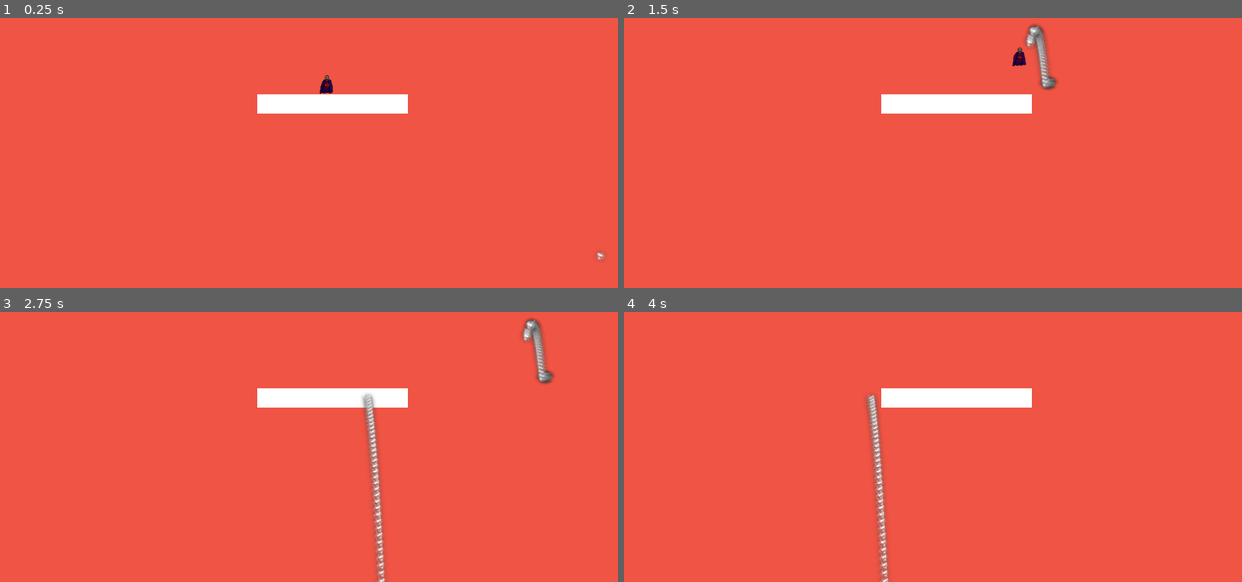
Above: before the commit, frames 1-4 (two rows, left to right).
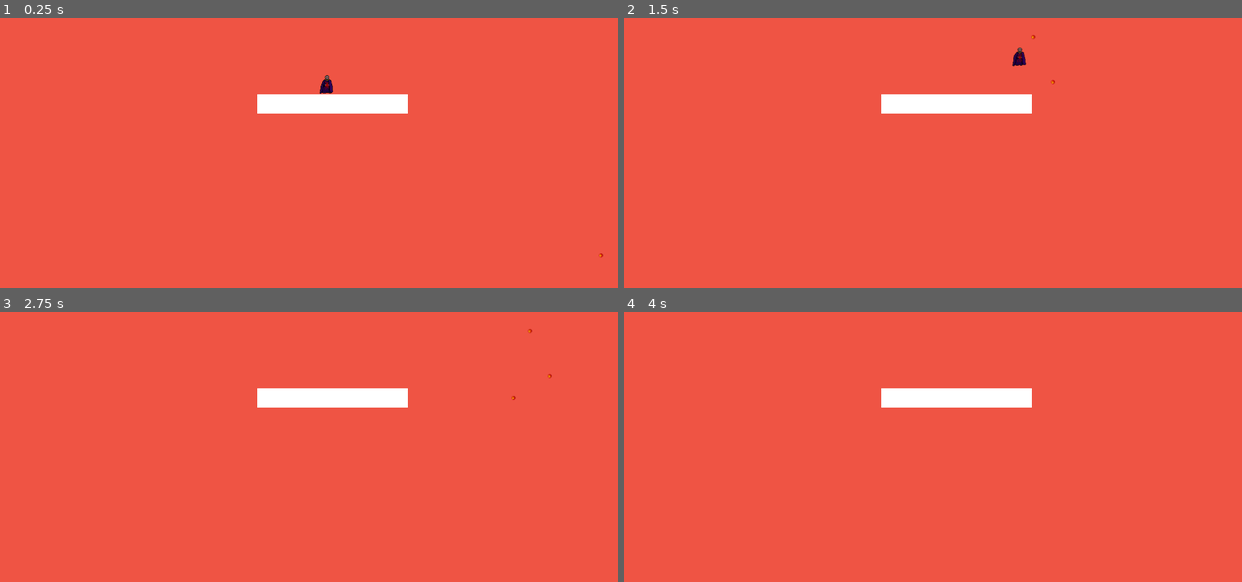
Above: after the commit, the same moments.

Repository: jsievert73/Final-Project-MSCH-220
Game: Godot game, scene res://Scenes/Level1.tscn
Two runs of this game, one before a commit and one after it. Both use one fixed random seed, a clock stepped at 60 frames per second and the inputs below. This scene is started directly instead of the project's main scene.
Inputs:
- Up to frame 1 (0.25 s): no input
- Up to frame 2 (1.5 s): hold J (shoot) 0.53-1.28 s; hold D (move_right) from 0.53 s (still down); tap Space (jump) at 0.77 s; tap J (shoot) at 1.35 s
- Up to frame 3 (2.75 s): tap Space (jump) at 1.52 s; release D (move_right) at 2.03 s; hold A (move_left) from 2.03 s (still down); hold J (shoot) from 2.03 s (still down)
- Up to frame 4 (4 s): release A (move_left) at 2.78 s; release J (shoot) at 2.78 s; hold D (move_right) from 2.78 s (still down); tap J (shoot) at 2.85 s; tap Space (jump) at 3.02, 3.77 s; hold J (shoot) from 3.53 s (still down)

The runs differ from the first frame. In frame 1, less than 0.1% of the frame differs, in the area x 96-99%, y 86-91%; in frame 2, 0.6%; in frame 3, 1.7%, in the area x 58-90%, y 2-100%; in frame 4, 1.1%.

Commit message:
Updates fireball

Diff:
--- a/Godot/Scenes/FireBall.tscn
+++ b/Godot/Scenes/FireBall.tscn
@@ -1,7 +1,16 @@
-[gd_scene load_steps=4 format=2]
+[gd_scene load_steps=6 format=2]
 
 [ext_resource path="res://Scripts/FireBall.gd" type="Script" id=1]
-[ext_resource path="res://Assets/fire_01.png" type="Texture" id=2]
+[ext_resource path="res://Assets/fireball1.png" type="Texture" id=2]
+[ext_resource path="res://Assets/fireball2.png" type="Texture" id=3]
+
+[sub_resource type="SpriteFrames" id=2]
+animations = [ {
+"frames": [ ExtResource( 2 ), ExtResource( 3 ) ],
+"loop": true,
+"name": "Shoot",
+"speed": 5.0
+} ]
 
 [sub_resource type="CircleShape2D" id=1]
 
@@ -9,13 +18,16 @@
 position = Vector2( 660.728, 336.351 )
 script = ExtResource( 1 )
 
-[node name="Sprite" type="Sprite" parent="."]
-position = Vector2( 0.770112, -0.273466 )
-scale = Vector2( 0.0847618, 0.0759145 )
-texture = ExtResource( 2 )
+[node name="AnimatedSprite" type="AnimatedSprite" parent="."]
+frames = SubResource( 2 )
+animation = "Shoot"
+playing = true
 
 [node name="CollisionShape2D" type="CollisionShape2D" parent="."]
 shape = SubResource( 1 )
 
 [node name="VisibilityNotifier2D" type="VisibilityNotifier2D" parent="."]
+
+[node name="Timer" type="Timer" parent="."]
+wait_time = 1.5
 [connection signal="screen_exited" from="VisibilityNotifier2D" to="." method="_on_VisibilityNotifier2D_screen_exited"]
--- a/Godot/Scenes/Title Screen.tscn
+++ b/Godot/Scenes/Title Screen.tscn
@@ -123,6 +123,7 @@
 position = Vector2( 205.5, 149 )
 scale = Vector2( 3.82812, 3.3125 )
 frames = SubResource( 4 )
+frame = 1
 playing = true
 
 [node name="Label" type="Label" parent="Menu"]
--- a/Godot/Scripts/FireBall.gd
+++ b/Godot/Scripts/FireBall.gd
@@ -8,13 +8,14 @@
 	pass
 
 func _physics_process(delta):
+	$AnimatedSprite.play("Shoot")
 	velocity.x = speed*delta*direction
 	translate(velocity)
 
 func fireball_direction(dir):
 	direction = dir
 	if dir == -1:
-		$Sprite.flip_h = true
+		$AnimatedSprite.flip_h = true
 
 func _on_VisibilityNotifier2D_screen_exited():
 	queue_free()
--- a/Godot/Scripts/Player.gd
+++ b/Godot/Scripts/Player.gd
@@ -25,12 +25,14 @@
 	if is_on_floor():
 		if Input.is_action_pressed("jump"):
 			velocity.y = -jump_speed
-	if Input.is_action_pressed("shoot"):
-		var FireBall = fireball.instance()
+	velocity = move_and_slide(velocity, up)
+
+func _unhandled_input(event):
+	if event.is_action_pressed("shoot"):
+		var FIREBALL = fireball.instance()
 		if sign($ProjectilePosition.position.x) == 1:
-			FireBall.fireball_direction(1)
+			FIREBALL.fireball_direction(1)
 		else:
-			FireBall.fireball_direction(-1)
-		get_parent().add_child(FireBall)
-		FireBall.position = $ProjectilePosition.global_position
-	velocity = move_and_slide(velocity, up)
+			FIREBALL.fireball_direction(-1)
+		get_parent().add_child(FIREBALL)
+		FIREBALL.position = $ProjectilePosition.global_position
Binary file removed: Godot/Assets/fire_01.png
Binary file added: Godot/Assets/fireball1.png
Not shown, added: Godot/Assets/fireball1.png.import
Binary file added: Godot/Assets/fireball2.png
Not shown, changed: Godot/Assets/fireball2.png.import
